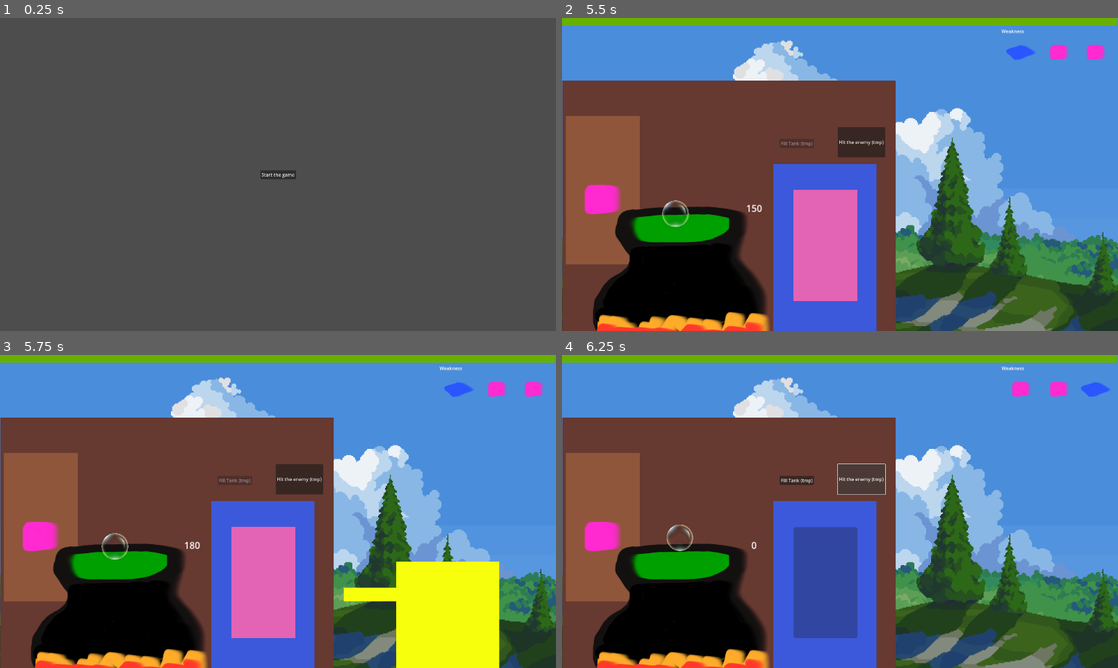
Above: before the commit, frames 1-4 (two rows, left to right).
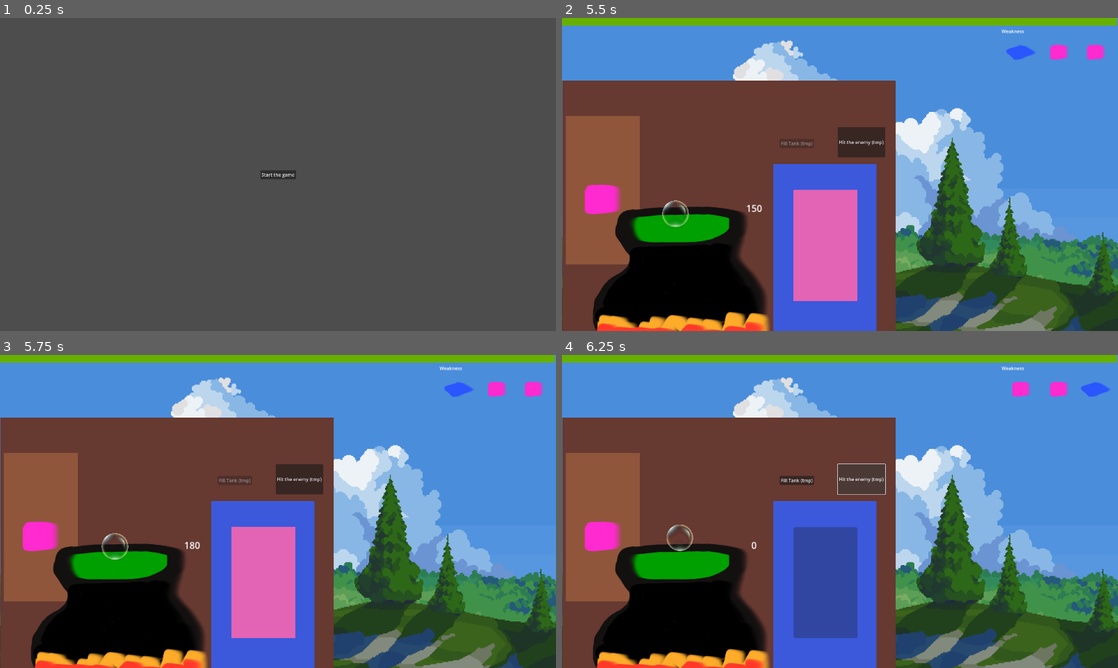
Above: after the commit, the same moments.

Repository: jackfruitgames/ahirutochi
Game: Godot game, scene res://scenes/MainMenu/main_menu.tscn
The game is run twice, just before and just after one commit, with the same random seed, the same clock (stepped at 60 frames per second) and the same inputs.
Inputs (mouse positions are in pixels of both pictures, inside the frame that each line leads up to):
- Up to frame 1 (0.25 s): no input
- Up to frame 2 (5.5 s): click "Start the game" at 0.5 s; click "Hit the enemy (tmp)" at 1.25 s; click (667, 221) at 2 s; click "Fill Tank (tmp)" at 2.75 s; click (684, 212) at 3.5 s; click "Hit the enemy (tmp)" at 4.25 s; click (689, 212) at 5.02 s
- Up to frame 3 (5.75 s): no input
- Up to frame 4 (6.25 s): click "Hit the enemy (tmp)" at 5.75 s

Frames 1-2 are identical in both runs. In frame 3, 6.8% of the frame differs, in the area x 61-90%, y 66-100%; in frame 4, nothing differs.

Commit message:
Add target point for the enemies for movement 🏃

Diff:
--- a/scenes/Enemy/enemy.gd
+++ b/scenes/Enemy/enemy.gd
@@ -1,5 +1,7 @@
 extends Node2D
 
+# target position
+var target_position = null
 # true if the enemy should be hitting the house
 var is_hitting = true
 # emits every time a hit is done by the enemy
--- a/scenes/Game/enemy_manager.gd
+++ b/scenes/Game/enemy_manager.gd
@@ -6,6 +6,7 @@
 	enemy_present = true
 	var new_enemy = preload("res://scenes/Enemy/enemy.tscn").instantiate()
 	new_enemy.position = $SpawnPoint.position
+	new_enemy.target_position = $TargetPoint.position
 	$EnemyGroup.add_child(new_enemy)
 
 func enemy_killed() -> void:
--- a/scenes/Game/game.tscn
+++ b/scenes/Game/game.tscn
@@ -41,7 +41,10 @@
 autostart = true
 
 [node name="SpawnPoint" type="Node2D" parent="Enemies"]
-position = Vector2(1457, 914)
+position = Vector2(2220, 900)
+
+[node name="TargetPoint" type="Node2D" parent="Enemies"]
+position = Vector2(1403, 900)
 
 [connection signal="bubble_exploded" from="Pot" to="." method="_on_pot_bubble_exploded"]
 [connection signal="shot_fired" from="SodaDream" to="." method="_on_soda_dream_shot_fired"]
